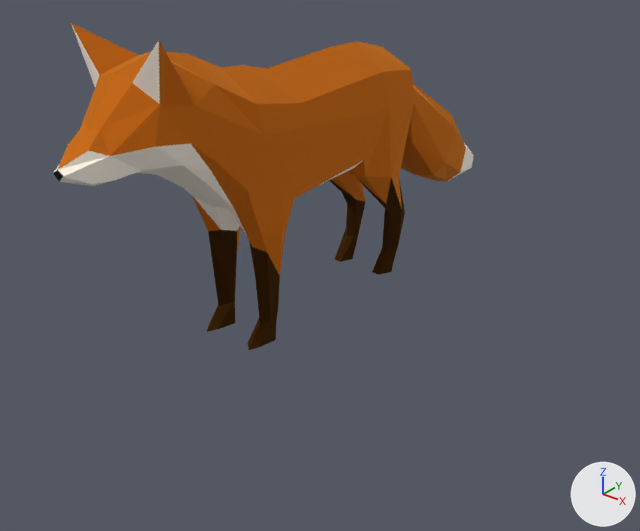
Before and after pictures for a commit that changed the glTF model fox/Classic.glb.
Rendered twice from a 50 mm lens placed at (3.43, -4.01, 2.84), pointed at (0.21, 0.02, 0.34). Every picture has the same lights, and +X, +Y and +Z are marked at lower right. Where no turn or scale is listed for an object, it has been applied to the vertices.

In view in the first picture: 'fox1'.
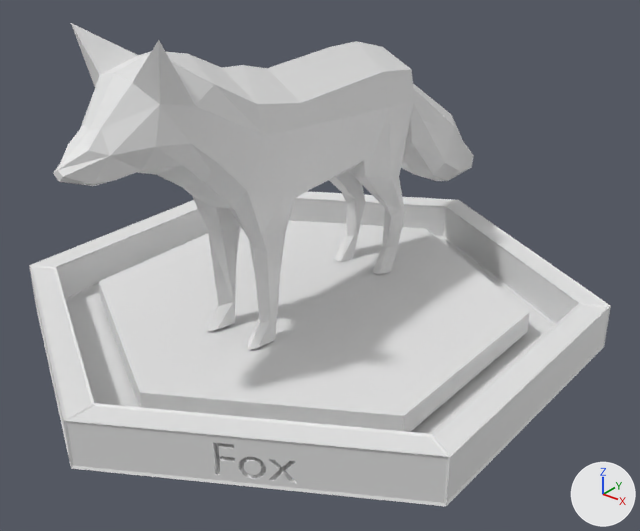
What changed in the scene script:
```text
Add mat_material:
    mat_material = principled_material('Material')
    mat_material.base_color = (0.8, 0.8, 0.8)  # white #e7e7e7
Change me_mesh:
    where me_mesh.from_pydata(...)  # 290 vertices, 576 faces; spans x -0.32..0.32, y -1.69..2.24, z 0.0..2.0
    remove me_mesh.materials.append(mat_fox_material)  # picture img_texture
    add me_mesh.materials.append(mat_material)  # white #e7e7e7
Add me_cylinder_001:
    me_cylinder_001.from_pydata([(0.0, 1.49, 0.07), (1.29, 0.75, 0.07), (1.29, -0.75, 0.07), (0.0, -1.49, 0.07), (-1.29, -0.75, 0.07), (-1.29, 0.75, 0.07)], [], [(2, 1, 0), (0, 5, 4), (4, 3, 2), (0, 4, 2)])
    me_cylinder_001.materials.append(mat_material)  # white #e7e7e7
Add me_cylinder_002:
    me_cylinder_002.from_pydata(...)  # 12 vertices, 12 faces; spans x -1.29..1.29, y -1.49..1.49, z -0.07..0.07
    me_cylinder_002.materials.append(mat_material)  # white #e7e7e7
Add me_circle_002:
    me_circle_002.from_pydata(...)  # 132 vertices, 336 faces; spans x -1.73..1.73, y -2.0..2.0, z -0.01..0.31
    me_circle_002.materials.append(mat_material)  # white #e7e7e7
Add me_circle_001:
    me_circle_001.from_pydata(...)  # 778 vertices, 1552 faces; spans x -1.73..1.73, y -1.99..1.99, z 0.0..0.3
    me_circle_001.materials.append(mat_material)  # white #e7e7e7
Add ob_inner_base:
    ob_inner_base = bpy.data.objects.new('Inner Base', me_cylinder_001)
    ob_inner_base.location = (0.0, 0.142, -0.078)
Add ob_inner_edges:
    ob_inner_edges = bpy.data.objects.new('Inner Edges', me_cylinder_002)
    ob_inner_edges.location = (0.0, 0.142, -0.078)
Add ob_wireframe:
    ob_wireframe = bpy.data.objects.new('Wireframe', me_circle_002)
    ob_wireframe.location = (0.0, 0.142, -0.218)
Add ob_outer_base:
    ob_outer_base = bpy.data.objects.new('Outer Base', me_circle_001)
    ob_outer_base.location = (0.0, 0.142, -0.218)
```

What differs and where, as boxes (x1, y1, x2, y2) in the pictures (640 x 531 px):
'fox1', recoloured (brown to grey)
    both: (53, 23, 474, 350)
'Outer Base', added
    after: (32, 193, 609, 503)
'Inner Base', added
    after: (99, 220, 530, 416)
'Wireframe', added
    after: (29, 191, 611, 507)
'Inner Edges', added
    after: (99, 284, 530, 432)
